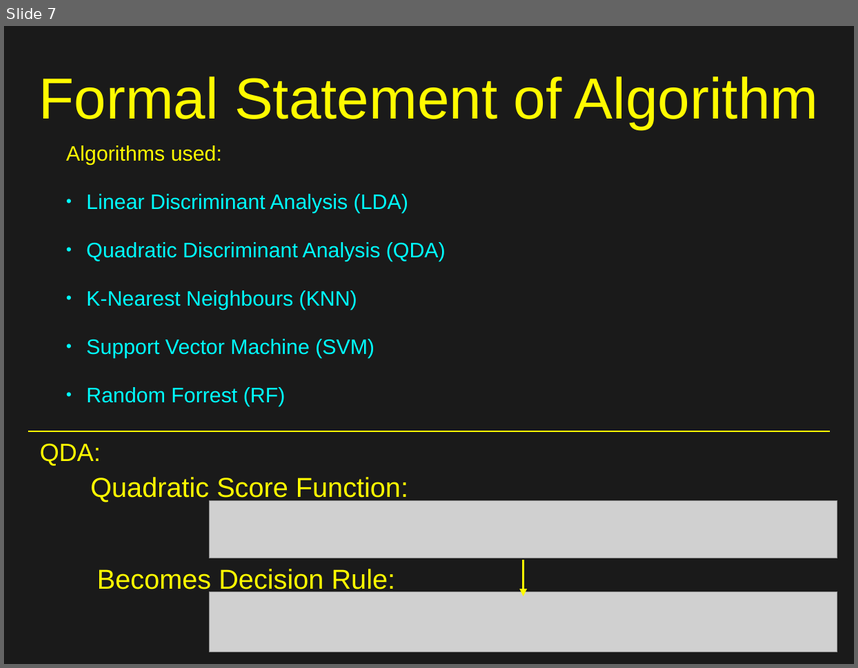
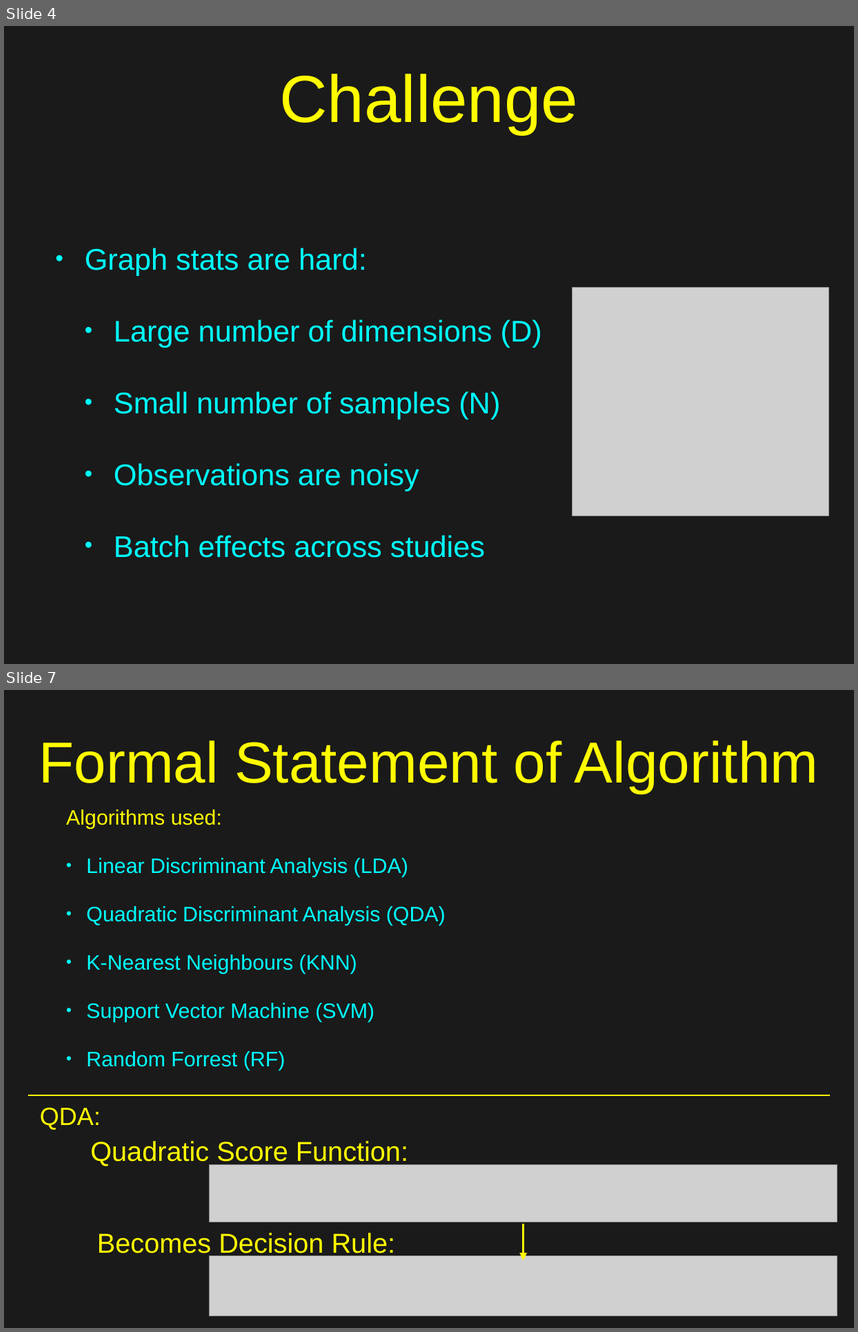
Before and after one commit to Upward-Spiral-Science/TA, a slide deck: draft/summary_presentation.pptx. Shown one above the other, each under a label of ours: slide 7 before the commit, slides 4 and 7 after it; the slides between them are not shown. The pictures are 858x668 and 858x1332 pixels, drawn with LibreOffice and Linux fonts; fonts in the diff are those of the drawing; grey boxes stand for pictures; background and template pictures are left out; a plain dark background stands for a picture behind light text. Boxes give left, top, right and bottom in pixels: in the first picture for what was removed or moved away, otherwise in the second. Text is boxed around its words. In the diff, an @@ line names an element or a change of style, - is before the commit and + after.

```diff
--- a/draft/summary_presentation.pptx
+++ b/draft/summary_presentation.pptx
@@ slide 4 added at (4, 26, 854, 664), background picture (left out); not listed: 1 template element that a slide beside it also shows @@
@@ title added at (279, 74, 578, 134), 80 pt, text #FFFB00 @@
+Challenge
@@ text added at (85, 247, 542, 557), 36 pt, text #00FDFF @@
+• Graph stats are hard:
+  • Large number of dimensions (D)
+  • Small number of samples (N)
+  • Observations are noisy
+  • Batch effects across studies
@@ picture added at (572, 288, 829, 516) @@
```
Also in this commit, not shown: 3 slides changed, 2 other slides added, 3 slides removed, 2 other files.
